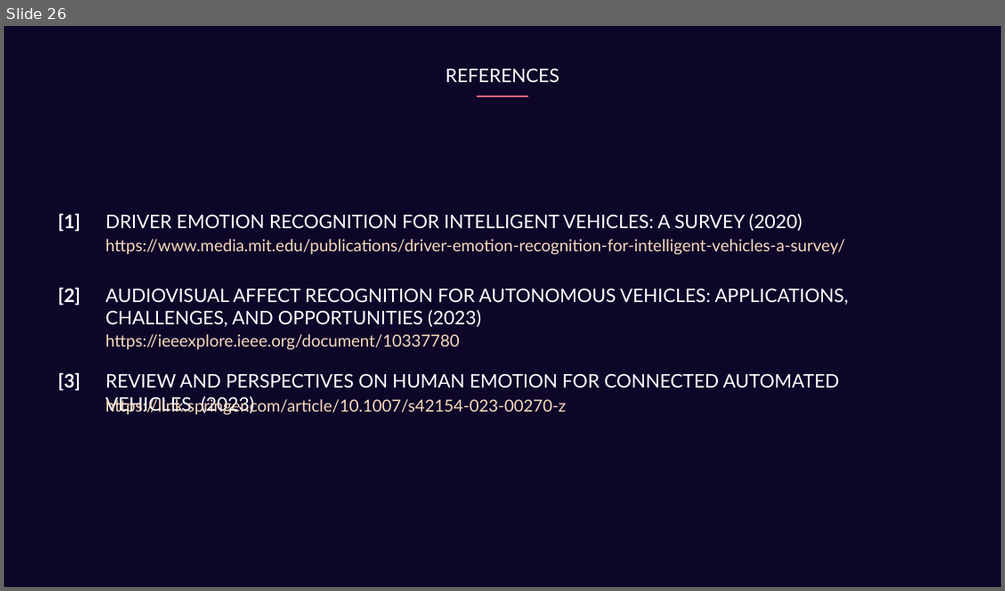
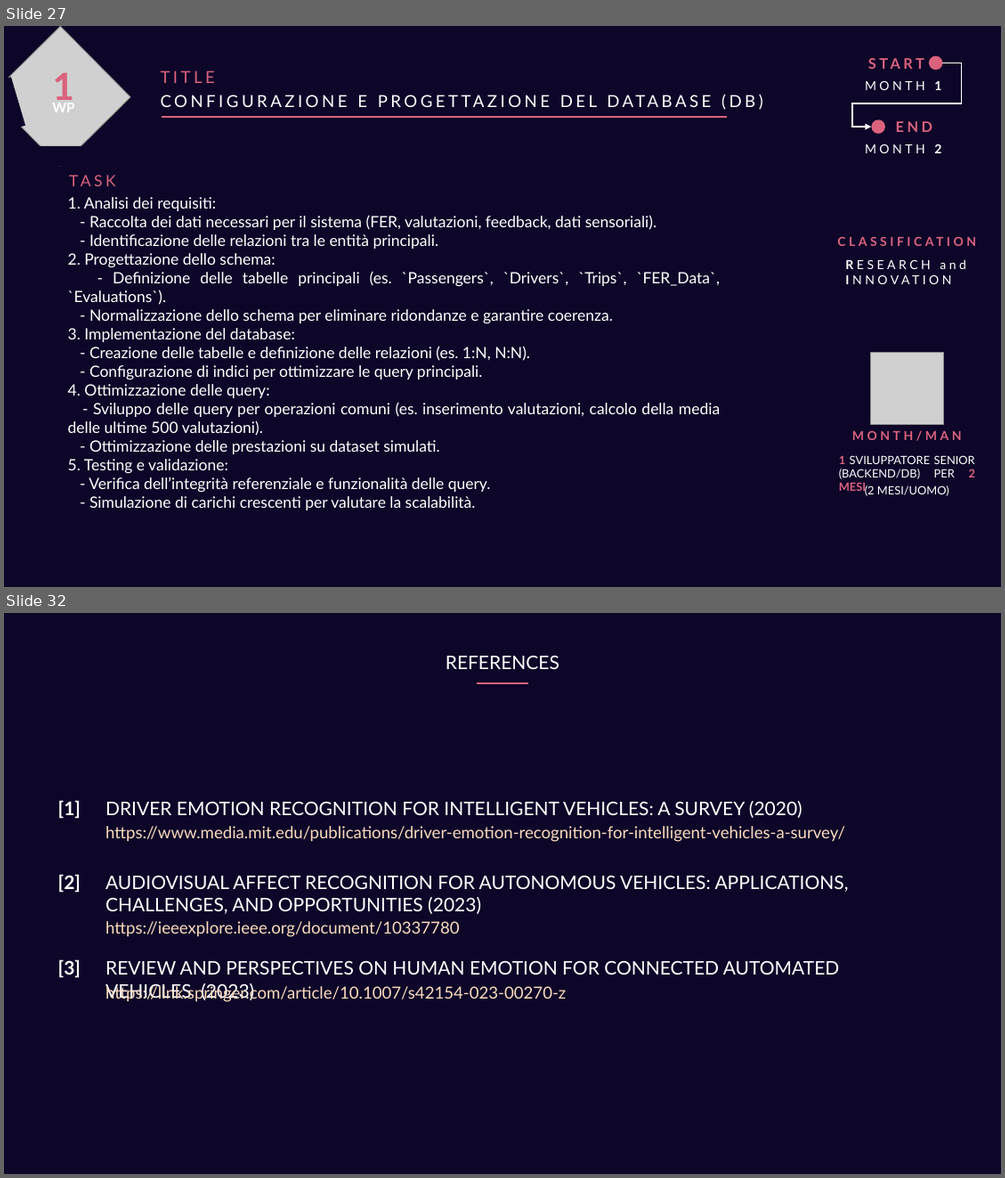
Before and after one commit to GiuseppeSoriano/MoodPilot, a slide deck: Idea/Idea_Presentation.pptx. Shown one above the other, each under a label of ours: slide 26 before the commit, slides 27 and 32 after it; the slides between them are not shown. The pictures are 1005x591 and 1005x1178 pixels, drawn with LibreOffice and Linux fonts; fonts in the diff are those of the drawing; grey boxes stand for pictures. Boxes give left, top, right and bottom in pixels: in the first picture for what was removed or moved away, otherwise in the second. Text is boxed around its words. In the diff, an @@ line names an element or a change of style, - is before the commit and + after.

```diff
--- a/Idea/Idea_Presentation.pptx
+++ b/Idea/Idea_Presentation.pptx
@@ slide 27 added at box(4, 26, 1001, 587), background #0D0628 @@
@@ text added at box(161, 70, 215, 83), 16 pt, text #DA627D @@
+TITLE
@@ group added at box(853, 52, 961, 153): 4 texts, 2 ellipses, 1 elbow arrow @@
+MONTH 1
+START
+MONTH 2
+END
@@ group added at box(4, 26, 131, 167): 2 rectangles, 2 texts, 1 picture @@
+1
+WP
@@ text added at box(84, 95, 348, 339), 16 pt, text #FFFFFF @@
+CONFIGURAZIONE E PROGETTAZIONE DEL DATABASE (DB)
@@ line added from (727, 118) to (162, 118), #DA627D 1.5 pt @@
@@ text added at box(62, 168, 348, 193), 15 pt, text #DA627D @@
+TASK
@@ text added at box(68, 197, 720, 510), 15 pt, text #FFFFFF @@
+1. Analisi dei requisiti:
+- Raccolta dei dati necessari per il sistema (FER, valutazioni, feedback, dati sensoriali).
+- Identificazione delle relazioni tra le entità principali.
+2. Progettazione dello schema:
+- Definizione delle tabelle principali (es. `Passengers`, `Drivers`, `Trips`, `FER_Data`, `Evaluations`).
+- Normalizzazione dello schema per eliminare ridondanze e garantire coerenza.
+3. Implementazione del database:
+- Creazione delle tabelle e definizione delle relazioni (es. 1:N, N:N).
+- Configurazione di indici per ottimizzare le query principali.
+4. Ottimizzazione delle query:
+- Sviluppo delle query per operazioni comuni (es. inserimento valutazioni, calcolo della media delle ultime 500 valutazioni).
+- Ottimizzazione delle prestazioni su dataset simulati.
+5. Testing e validazione:
+- Verifica dell’integrità referenziale e funzionalità delle query.
+- Simulazione di carichi crescenti per valutare la scalabilità.
@@ text added at box(829, 231, 986, 253), 12 pt, text #DA627D, bold @@
+CLASSIFICATION
@@ text added at box(939, 259, 966, 269), 12 pt, text #FFFFFF @@
+RESEARCH and
+INNOVATION
@@ picture added at box(871, 352, 943, 425) @@
@@ text added at box(852, 430, 962, 441), 12 pt, text #DA627D, bold @@
+MONTH/MAN
@@ text added at box(839, 455, 975, 493), 11 pt, text #FFFFFF @@
+1 SVILUPPATORE SENIOR (BACKEND/DB) PER 2 MESI
@@ text added at box(865, 485, 949, 496), 11 pt, text #FFFFFF @@
+(2 MESI/UOMO)
@@ what was slide 26 is now slide 32 @@
```
Also in this commit, not shown: 7 slides changed, 7 other slides added, 2 slides removed, 3 other files.
